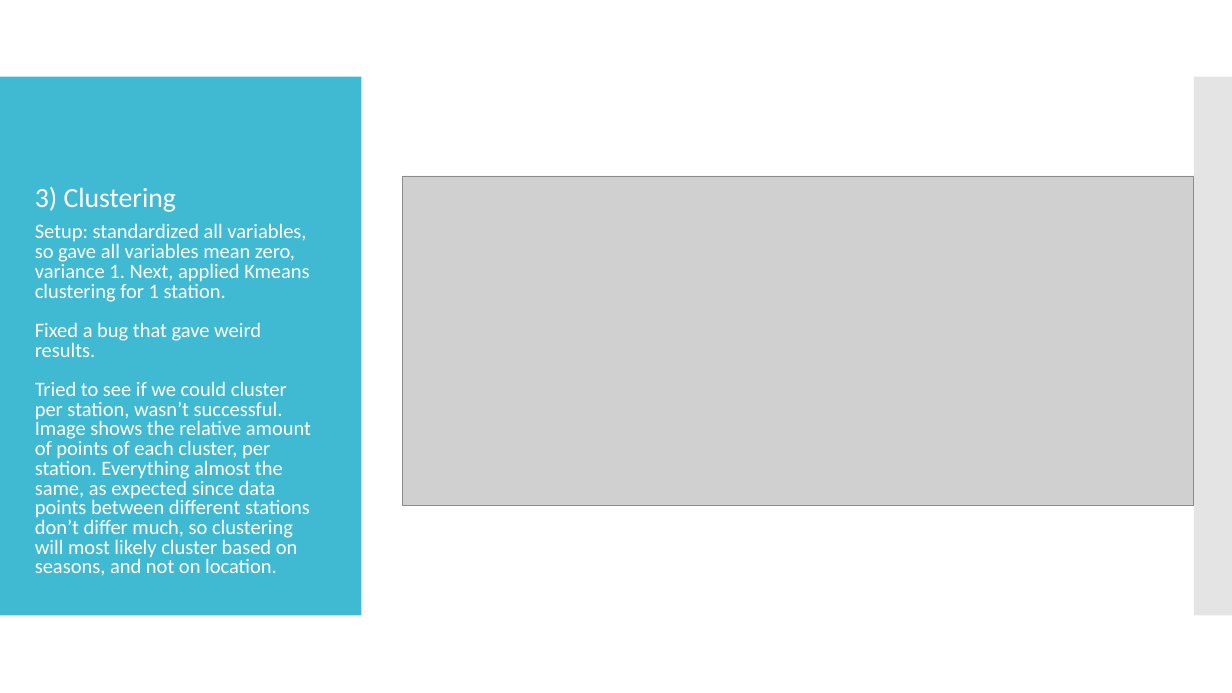
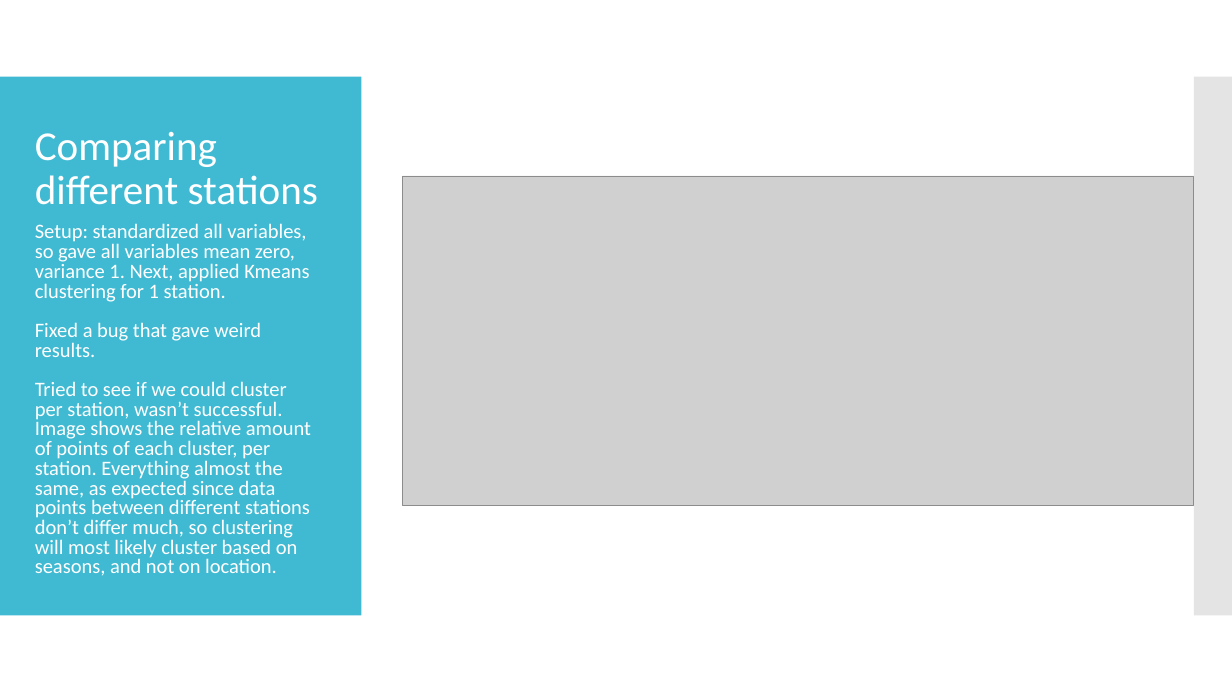
Before and after one commit to Deltares-Climate-Change/Deltares-Climate-Change, a slide deck: slide 12 of Presentations/Climate Change project update week 3 copy simon.pptx (slide 6 before the commit). Drawn at 1232x693 pixels with LibreOffice and Linux fonts; fonts in the diff are those of the drawing; grey boxes stand for pictures. Boxes give left, top, right and bottom in pixels: in the first picture for what was removed or moved away, otherwise in the second. Text is boxed around its words. In the diff, an @@ line names an element or a change of style, - is before the commit and + after.

```diff
--- a/Presentations/Climate Change project update week 3 copy simon.pptx
+++ b/Presentations/Climate Change project update week 3 copy simon.pptx
@@ title at <box>35,132,318,205</box>: text changed; size 21.6 to 32 pt @@
-3) Clustering
+Comparing different stations
```
Also in this commit, not shown: 5 other slides changed, 7 slides added, 8 other files.
